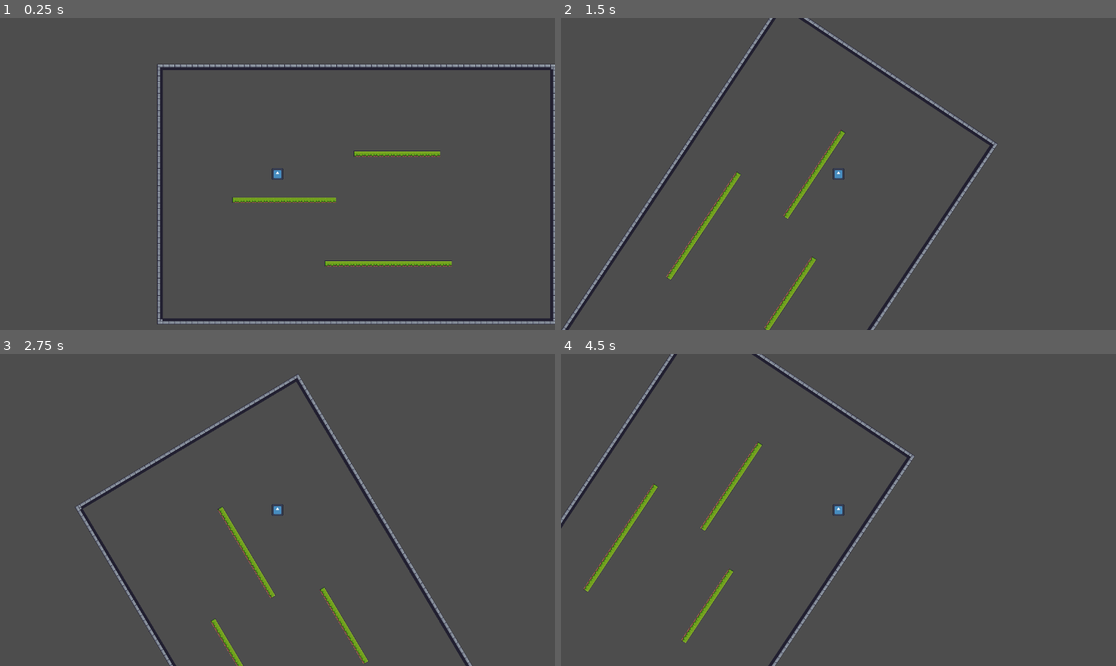
Above: before the commit, frames 1-4 (two rows, left to right).
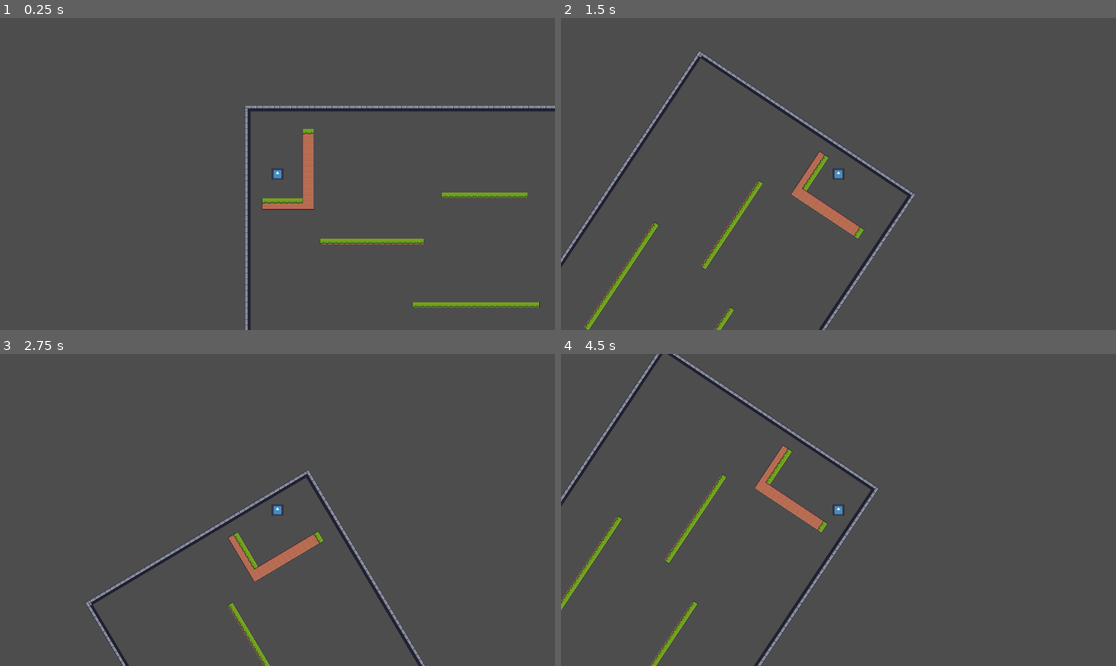
Above: after the commit, the same moments.

Repository: mysh3k/Gravity-Ball
Game: Godot game, scene res://level_1.tscn
Same seed, same stepped clock (60 frames per second), same inputs: the game is played once before the commit and once after it. The engine's default icon, where the game draws it, is replaced by a stand-in: a white triangle on a blue panel in a dark square.
Inputs:
- Up to frame 1 (0.25 s): no input
- Up to frame 2 (1.5 s): hold Right (rotate_right) 0.53-1.28 s; hold Left (rotate_left) from 1.28 s (still down)
- Up to frame 3 (2.75 s): release Left (rotate_left) at 2.03 s; hold Right (rotate_right) from 2.03 s (still down)
- Up to frame 4 (4.5 s): release Right (rotate_right) at 3.53 s; hold Left (rotate_left) from 3.53 s (still down)

The runs differ from the first frame. In frame 1, 8.1% of the frame differs, in the area x 28-100%, y 14-100%; in frame 2, 6.8%; in frame 3, 5.5%; in frame 4, 6.6%.

Commit message:
small changes to testing level

Diff:
--- a/level_1.tscn
+++ b/level_1.tscn
@@ -467,10 +467,10 @@
 position = Vector2(9, 34)
 
 [node name="Player" parent="." instance=ExtResource("1_e2onj")]
-position = Vector2(349, -71)
+position = Vector2(107, -185)
 motion_mode = 1
 
 [node name="TileMap" type="TileMap" parent="."]
 tile_set = SubResource("TileSet_kqj58")
 format = 2
-layer_0/tile_data = PackedInt32Array(15, 458752, 0, 16, 4587 …(5082 unchanged characters)… , 0, -1507259, 131072, 0, -1507327, 0, 0)
+layer_0/tile_data = PackedInt32Array(15, 458752, 0, 16, 4587 …(5082 unchanged characters)… , 0, -1507259, 131072, 0, -1507327, 0, 0, -1245173, 393216, 0, -1245172, 524288, 0, -1179636, 524288, 1, -1114100, 524288, 1, -1048564, 524288, 1, -983028, 524288, 1, -917492, 524288, 1, -851956, 524288, 1, -786420, 524288, 1, -720884, 524288, 1, -655348, 524288, 1, -589812, 524288, 1, -524276, 524288, 1, -458740, 524288, 1, -393205, 458752, 2, -393204, 524288, 2, -458741, 393216, 1, -524277, 393216, 1, -589813, 393216, 1, -655349, 393216, 1, -720885, 393216, 1, -786421, 393216, 1, -851957, 393216, 1, -917493, 393216, 1, -983029, 393216, 1, -1048565, 393216, 1, -1114101, 393216, 1, -1179637, 393216, 1, -458742, 458752, 0, -458743, 458752, 0, -458744, 458752, 0, -458745, 458752, 0, -458746, 458752, 0, -458747, 458752, 0, -458748, 393216, 0, -393212, 393216, 2, -393211, 458752, 2, -393210, 458752, 2, -393209, 458752, 2, -393207, 458752, 2, -393206, 458752, 2, -393208, 458752, 2)
